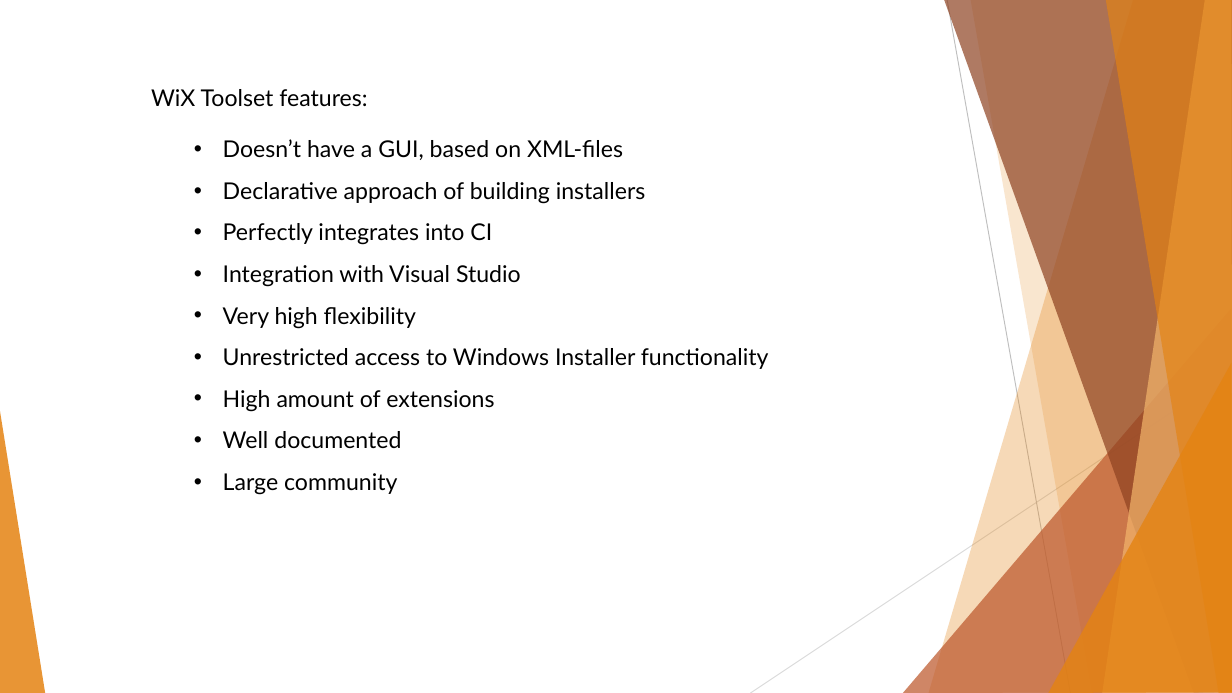
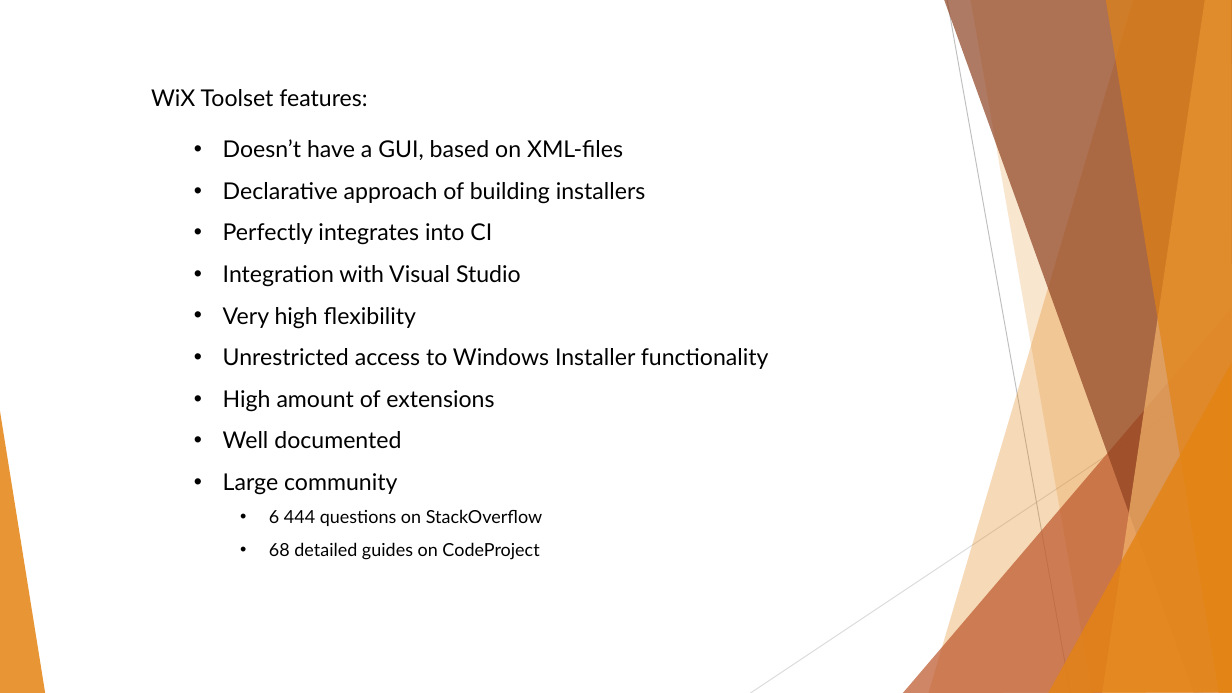
Before and after one commit to BinaryStudioAcademy/WixGettingStartedCourse, a slide deck: slide 5 of Part 1/WiX Part 1.pptx. Drawn at 1232x693 pixels with LibreOffice and Linux fonts; fonts in the diff are those of the drawing. Boxes give left, top, right and bottom in pixels: in the first picture for what was removed or moved away, otherwise in the second. Text is boxed around its words. In the diff, an @@ line names an element or a change of style, - is before the commit and + after.

```diff
--- a/Part 1/WiX Part 1.pptx
+++ b/Part 1/WiX Part 1.pptx
@@ text at [269,509,542,560]: paragraphs added @@
+  • 6 444 questions on StackOverflow
+  • 68 detailed guides on CodeProject
```
Also in this commit, not shown: 3 other slides changed, 3 slides added, 5 other files.
